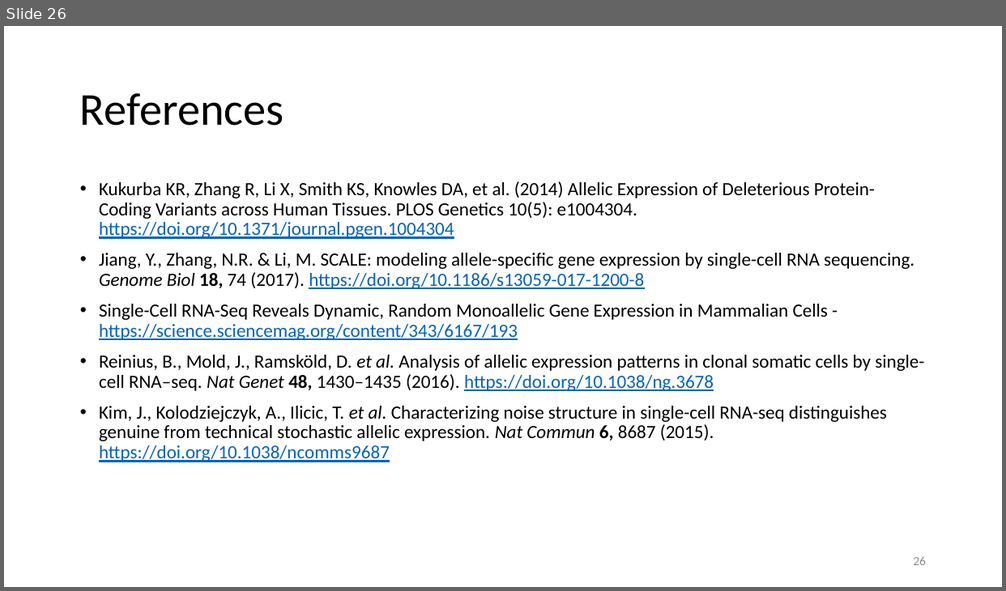
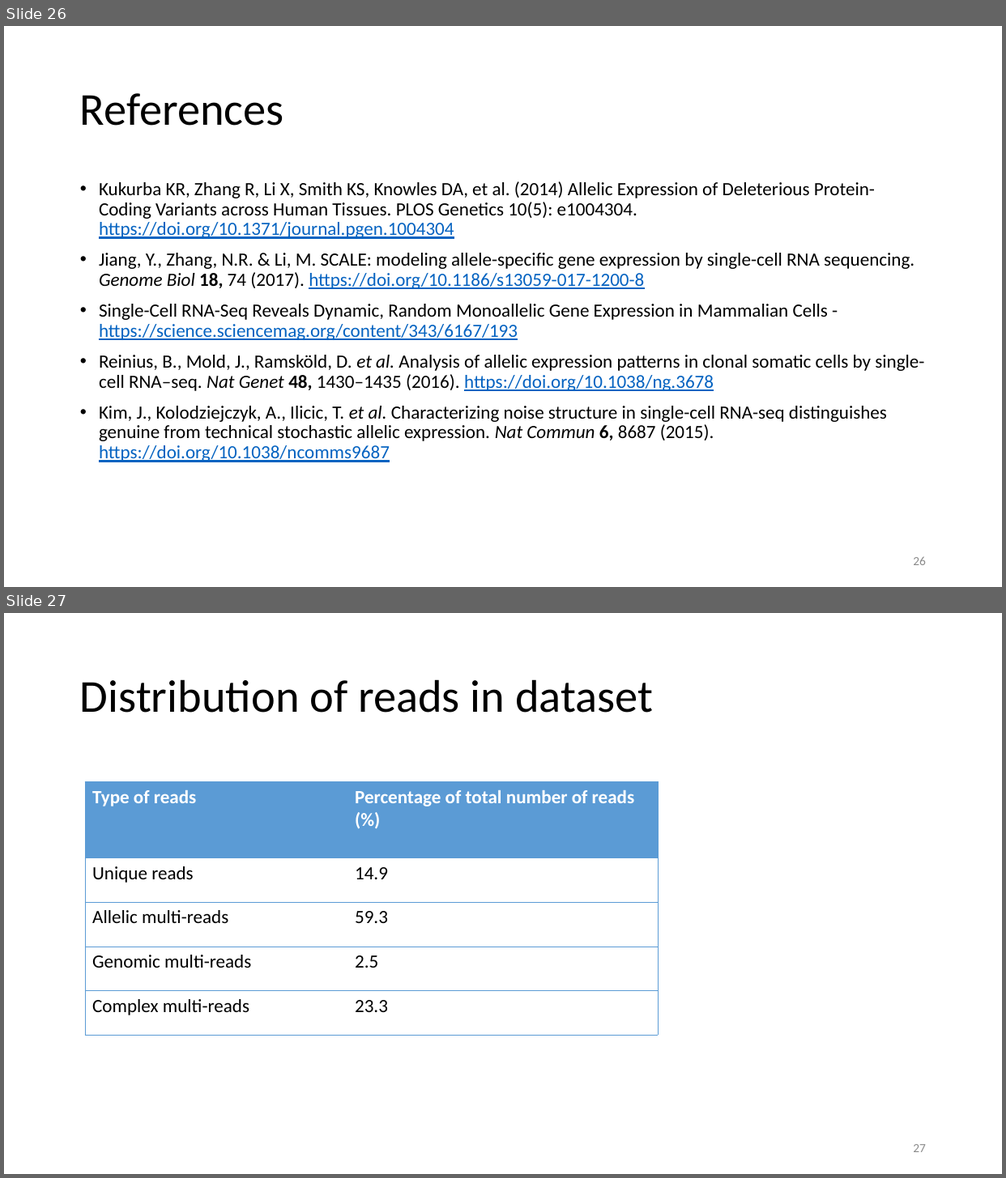
Before and after one commit to SmaragdaDimitrakopoulou/Paper-Presentation, a slide deck: presentation.pptx. Shown one above the other, each under a label of ours: slide 26 before the commit, slides 26 and 27 after it. The pictures are 1006x591 and 1006x1178 pixels, drawn with LibreOffice and Linux fonts; fonts in the diff are those of the drawing. Boxes give left, top, right and bottom in pixels: in the first picture for what was removed or moved away, otherwise in the second. Text is boxed around its words. In the diff, an @@ line names an element or a change of style, - is before the commit and + after.

```diff
--- a/presentation.pptx
+++ b/presentation.pptx
@@ slide 27 added at box(4, 613, 1002, 1174), background #FFFFFF @@
@@ title added at box(80, 679, 653, 713), 44 pt, text #000000 @@
+Distribution of reads in dataset
@@ table added at box(85, 782, 658, 1035), 5 rows, 2 columns @@
+Type of reads | Percentage of total number of reads (%)
+Unique reads | 14.9
+Allelic multi-reads | 59.3
+Genomic multi-reads | 2.5
+Complex multi-reads | 23.3
@@ page number added at box(913, 1144, 926, 1152), 12 pt, text #8C8C8C @@
+27
```
Also in this commit, not shown: 7 slides changed.
